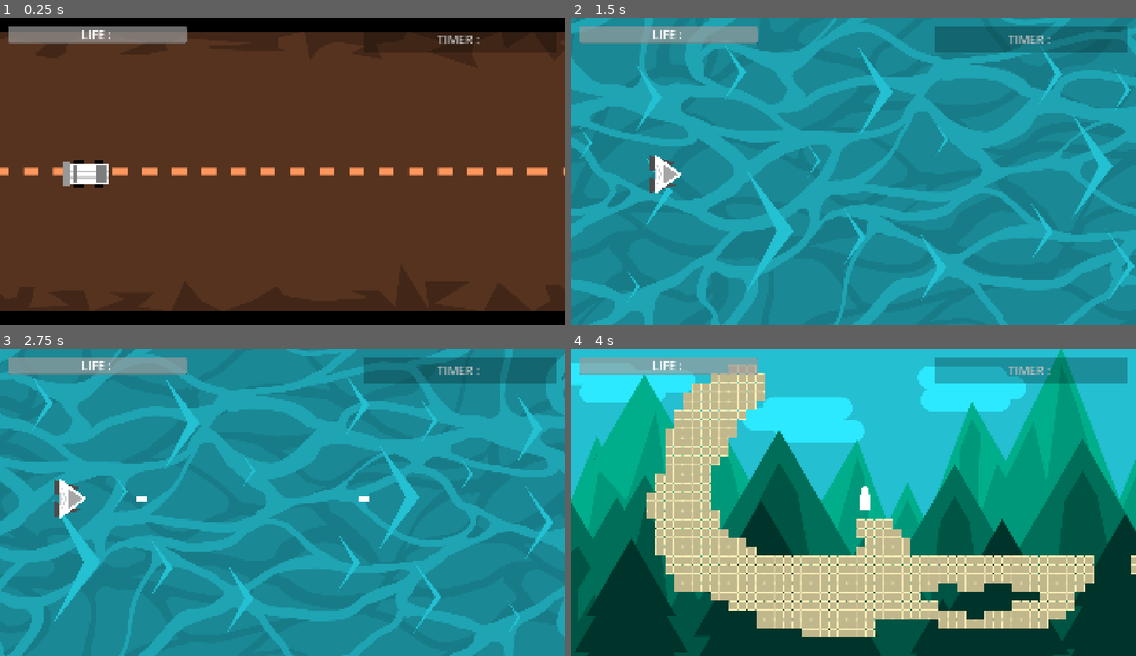
Above: before the commit, frames 1-4 (two rows, left to right).
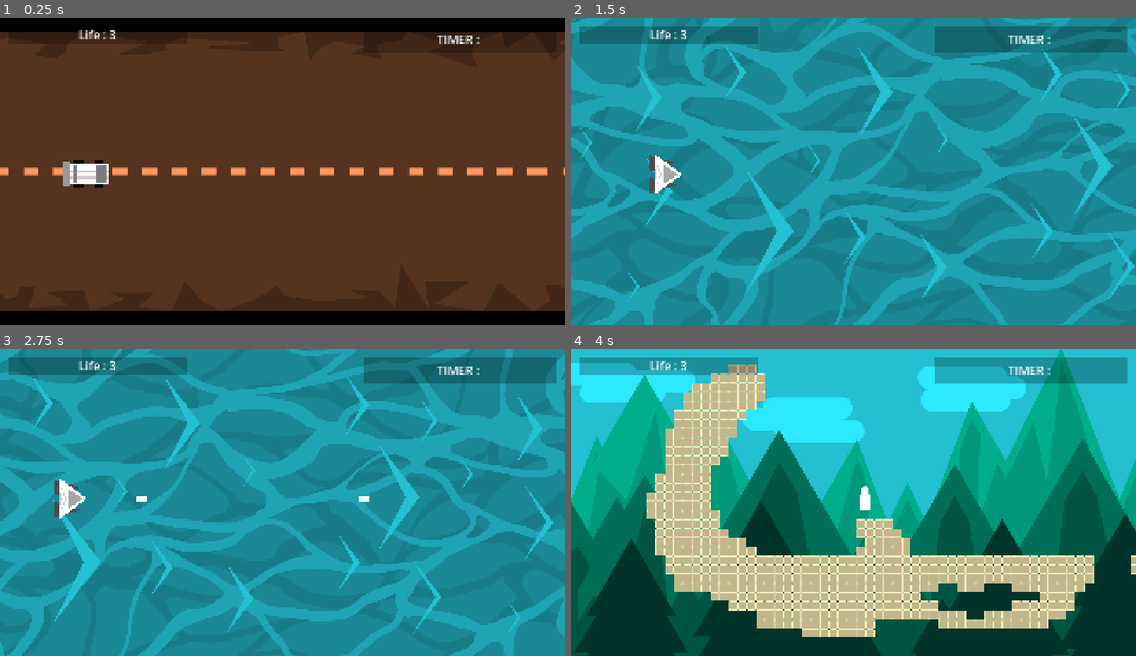
Above: after the commit, the same moments.

Repository: Yuna-Fr/AccessibilityGame
Game: Godot game, scene res://Scenes/Lvl_Circuit.tscn
The game is run twice, just before and just after one commit, with the same random seed, the same clock (stepped at 60 frames per second) and the same inputs. Sound files missing from this copy of the repository are replaced by a short silence.
Inputs (mouse positions are in pixels of both pictures, inside the frame that each line leads up to):
- Up to frame 1 (0.25 s): no input
- Up to frame 2 (1.5 s): tap Enter at 0.5 s; move the mouse to (661, 174) at 0.52 s; hold Space (Action) 0.53-1.28 s; hold D (Move_Right) from 0.53 s (still down); click (661, 174) at 0.67 s; tap W (Move_Up) at 0.77 s; move the mouse to (740, 186) at 1.27 s; tap Q (SwapScene) at 1.35 s
- Up to frame 3 (2.75 s): tap W (Move_Up) at 1.52 s; move the mouse to (339, 434) at 2.02 s; release D (Move_Right) at 2.03 s; hold A (Move_Left) from 2.03 s (still down); hold Space (Action) from 2.03 s (still down)
- Up to frame 4 (4 s): move the mouse to (825, 563) at 2.77 s; release A (Move_Left) at 2.78 s; release Space (Action) at 2.78 s; hold D (Move_Right) from 2.78 s (still down); tap Q (SwapScene) at 2.85 s; click (825, 563) at 2.92 s; tap W (Move_Up) at 3.02, 3.77 s; move the mouse to (1023, 548) at 3.52 s; hold Space (Action) from 3.53 s (still down)

The runs differ from the first frame. In frame 1, 1.9% of the frame differs, in the area x 1-85%, y 2-9%; in frame 2, 1.9%; in frame 3, 1.9%; in frame 4, 1.9%.

Commit message:
Add HUD for life in every game and add hud in lvl scene
Plein de changements pour plein de conflits

Diff:
--- a/Prefabs/UI/P_hud.tscn
+++ b/Prefabs/UI/P_hud.tscn
@@ -1,4 +1,6 @@
 [gd_scene format=3 uid="uid://ciyofkvy5ljlf"]
+
+[ext_resource type="Script" uid="uid://bilug54wfj7ip" path="res://Scripts/S_hud.gd" id="1_dtkup"]
 
 [sub_resource type="LabelSettings" id="LabelSettings_dtkup"]
 font_size = 42
@@ -6,7 +8,11 @@
 [sub_resource type="LabelSettings" id="LabelSettings_2sfmh"]
 font_size = 42
 
-[node name="MajorTom" type="CanvasLayer" unique_id=1170800278]
+[node name="MajorTom" type="CanvasLayer" unique_id=1170800278 node_paths=PackedStringArray("LifeLabel", "LifeBar", "TimerLabel")]
+script = ExtResource("1_dtkup")
+LifeLabel = NodePath("Control/MarginContainer/Label")
+LifeBar = NodePath("")
+TimerLabel = NodePath("Control/MarginContainer2/Label")
 
 [node name="Control" type="Control" parent="." unique_id=278617624]
 layout_mode = 3
@@ -27,18 +33,8 @@
 layout_mode = 2
 color = Color(0, 0, 0, 0.25490198)
 
-[node name="ProgressBar" type="ProgressBar" parent="Control/MarginContainer" unique_id=1711472404]
+[node name="Label" type="Label" parent="Control/MarginContainer" unique_id=1523743957]
 layout_mode = 2
-size_flags_vertical = 1
-max_value = 5.0
-value = 5.0
-rounded = true
-show_percentage = false
-
-[node name="Label" type="Label" parent="Control/MarginContainer/ProgressBar" unique_id=1523743957]
-layout_mode = 0
-offset_right = 624.0
-offset_bottom = 59.0
 text = "LIFE : "
 label_settings = SubResource("LabelSettings_dtkup")
 horizontal_alignment = 1
@@ -58,12 +54,12 @@
 theme_override_constants/margin_right = 30
 theme_override_constants/margin_bottom = 30
 
+[node name="ColorRect" type="ColorRect" parent="Control/MarginContainer2" unique_id=198650540]
+layout_mode = 2
+color = Color(0, 0, 0, 0.25490198)
+
 [node name="Label" type="Label" parent="Control/MarginContainer2" unique_id=1708990193]
 layout_mode = 2
 text = "TIMER : "
 label_settings = SubResource("LabelSettings_2sfmh")
 horizontal_alignment = 1
-
-[node name="ColorRect" type="ColorRect" parent="Control/MarginContainer2" unique_id=198650540]
-layout_mode = 2
-color = Color(0, 0, 0, 0.25490198)
--- a/Scenes/GameSingletons.tscn
+++ b/Scenes/GameSingletons.tscn
@@ -2,7 +2,6 @@
 
 [ext_resource type="PackedScene" uid="uid://d0quhwhqloe4k" path="res://Prefabs/UI/P_SettingsMenu.tscn" id="1_brlci"]
 [ext_resource type="AudioStream" uid="uid://d28fepqwharwc" path="res://Sound/Music/Music01.wav" id="2_brlci"]
-[ext_resource type="PackedScene" uid="uid://ciyofkvy5ljlf" path="res://Prefabs/UI/P_hud.tscn" id="3_tq3j3"]
 [ext_resource type="AudioStream" uid="uid://xg2wsedv55bv" path="res://Sound/Misc/GameOver.wav" id="4_axeu8"]
 
 [node name="SINGLETONS" type="Node" unique_id=2117218218]
@@ -17,8 +16,6 @@
 autoplay = true
 bus = &"Music"
 
-[node name="MajorTom" parent="." unique_id=1170800278 instance=ExtResource("3_tq3j3")]
-
 [node name="GameOverSound" type="AudioStreamPlayer" parent="." unique_id=99995993]
 process_mode = 3
 stream = ExtResource("4_axeu8")
--- a/Scenes/Lvl_Circuit.tscn
+++ b/Scenes/Lvl_Circuit.tscn
@@ -4,6 +4,7 @@
 [ext_resource type="PackedScene" uid="uid://cqt45wfg6qm4k" path="res://Prefabs/P_Spawner.tscn" id="2_334r5"]
 [ext_resource type="Shader" uid="uid://cq77gtwe2vs3k" path="res://Shader/Sh_ScrollingTexture.tres" id="3_27g2j"]
 [ext_resource type="Texture2D" uid="uid://5p0ffiwlil7y" path="res://Textures/Background_Route.png" id="3_cyftx"]
+[ext_resource type="PackedScene" uid="uid://ciyofkvy5ljlf" path="res://Prefabs/UI/P_hud.tscn" id="5_sdcp1"]
 
 [sub_resource type="ShaderMaterial" id="ShaderMaterial_sdcp1"]
 shader = ExtResource("3_27g2j")
@@ -25,3 +26,6 @@
 [node name="Spawner" parent="." unique_id=2019538537 instance=ExtResource("2_334r5")]
 position = Vector2(2100, 100)
 SpawnLife = 1
+
+[node name="MajorTom" parent="." unique_id=1170800278 node_paths=PackedStringArray("player") instance=ExtResource("5_sdcp1")]
+player = NodePath("../Car")
--- a/Scenes/Lvl_Platformer.tscn
+++ b/Scenes/Lvl_Platformer.tscn
@@ -11,6 +11,7 @@
 [ext_resource type="Texture2D" uid="uid://dy3uv8wc2bwr7" path="res://Textures/Mountains/Background_Forest_MontagneBG2.png" id="7_kpbdu"]
 [ext_resource type="Texture2D" uid="uid://cnbkxkqpvm0o5" path="res://Textures/Mountains/Background_Forest_Arbres.png" id="8_eribn"]
 [ext_resource type="Shader" uid="uid://cp2gtvfuokhro" path="res://Shader/ColorShader/TileShader.tres" id="10_kpbdu"]
+[ext_resource type="PackedScene" uid="uid://ciyofkvy5ljlf" path="res://Prefabs/UI/P_hud.tscn" id="12_eribn"]
 
 [sub_resource type="ShaderMaterial" id="ShaderMaterial_eribn"]
 shader = ExtResource("1_q70wk")
@@ -111,4 +112,7 @@
 position = Vector2(3624.46, -10.5)
 shape = SubResource("RectangleShape2D_ocwxl")
 
+[node name="MajorTom" parent="." unique_id=1170800278 node_paths=PackedStringArray("player") instance=ExtResource("12_eribn")]
+player = NodePath("../CharacterBody2D")
+
 [connection signal="body_entered" from="Area2D" to="CharacterBody2D" method="_on_area_2d_body_entered"]
--- a/Scenes/Lvl_Shooter.tscn
+++ b/Scenes/Lvl_Shooter.tscn
@@ -2,7 +2,8 @@
 
 [ext_resource type="PackedScene" uid="uid://d0331r5yd5iuq" path="res://Prefabs/P_ParallaxSea.tscn" id="1_04mm5"]
 [ext_resource type="PackedScene" uid="uid://brmlnd31b5e24" path="res://Prefabs/P_Ship.tscn" id="1_aqr6t"]
-[ext_resource type="PackedScene" path="res://Prefabs/P_Spawner.tscn" id="2_n81xb"]
+[ext_resource type="PackedScene" uid="uid://cqt45wfg6qm4k" path="res://Prefabs/P_Spawner.tscn" id="2_n81xb"]
+[ext_resource type="PackedScene" uid="uid://ciyofkvy5ljlf" path="res://Prefabs/UI/P_hud.tscn" id="4_p3g2g"]
 
 [node name="Shooter" type="Node2D" unique_id=844981688]
 
@@ -14,3 +15,6 @@
 [node name="Spawner" parent="." unique_id=2019538537 instance=ExtResource("2_n81xb")]
 position = Vector2(2100, 100)
 SpawnLife = 2
+
+[node name="MajorTom" parent="." unique_id=1170800278 node_paths=PackedStringArray("player") instance=ExtResource("4_p3g2g")]
+player = NodePath("../Ship")
--- a/Scripts/S_ControllerCar.gd
+++ b/Scripts/S_ControllerCar.gd
@@ -1,10 +1,12 @@
 class_name CarController extends CharacterBody2D
 
 @export var speed: float = 500.0
-@export var life: int = 3
+static var life: int = 3
 var isdead: bool = false
 var canDie: bool = true
 static var OneButton: bool = false
+
+signal hp_changed()
 
 @onready var timer = $Timer
 @onready var MeshColor = $MeshInstance2D
@@ -48,6 +50,7 @@
 func die():
 	if(isdead == false):
 		life -= 1
+		hp_changed.emit()
 	isdead = true
 	timer.start()
 	print("life : ", life)
--- a/Scripts/S_ControllerShooter.gd
+++ b/Scripts/S_ControllerShooter.gd
@@ -3,6 +3,8 @@
 @export var bullet_prefab : PackedScene
 @export var speed: float = 500.0
 @export var reload_time : float = 1
+
+signal hp_changed()
 
 #Variables communes
 @export var life: int = 3
@@ -70,6 +72,7 @@
 func die():
 	if(isdead == false):
 		life -= 1
+		hp_changed.emit()
 	isdead = true
 	timer.start()
 	print("life : ", life)
--- a/Scripts/S_PersoPlatformer.gd
+++ b/Scripts/S_PersoPlatformer.gd
@@ -8,6 +8,8 @@
 @export var friction : float = 30
 @export var air_friction : float = 5
 var canDie: bool = true
+
+signal hp_changed()
 
 static var OneButton: bool = false
 
@@ -107,6 +109,8 @@
 func _on_timer_timeout() -> void:
 	position = respawnpoint.position
 	life -= 1
+	hp_changed.emit()
+
 
 func _on_area_2d_body_entered(body: Node2D) -> void:
 	timer.start()
--- /dev/null
+++ b/Scripts/S_hud.gd
@@ -0,0 +1,51 @@
+extends CanvasLayer
+
+@export var player: Node
+
+@export var LifeLabel : Label
+@export var LifeBar : ProgressBar
+
+@export var TimerLabel : Label
+
+var IsCar : bool = false
+var IsShip : bool = false
+var IsPlatformer : bool = false
+
+# Called when the node enters the scene tree for the first time.
+func _ready() -> void:
+
+	if(player is CarController):
+		print(player.life)
+		LifeLabel.text = "Life : " + str(player.life)
+		player.hp_changed.connect(on_hp_changed)
+		IsCar = true
+	else:
+		if(player is ShooterController):
+			print(player.life)
+			LifeLabel.text = "Life : " + str(player.life)
+			player.hp_changed.connect(on_hp_changed)
+			IsShip = true
+		else:
+			if(player is PlatformerController):
+				print(player.life)
+				LifeLabel.text = "Life : " + str(player.life)
+				player.hp_changed.connect(on_hp_changed)
+				IsPlatformer = true
+
+
+
+	pass # Replace with function body.
+
+
+# Called every frame. 'delta' is the elapsed time since the previous frame.
+func _process(delta: float) -> void:
+
+
+
+	pass
+
+
+func on_hp_changed():
+	print("life debug : ")
+	LifeLabel.text = "Life : " + str(player.life)
+	pass
Not shown, added: Scripts/S_hud.gd.uid
